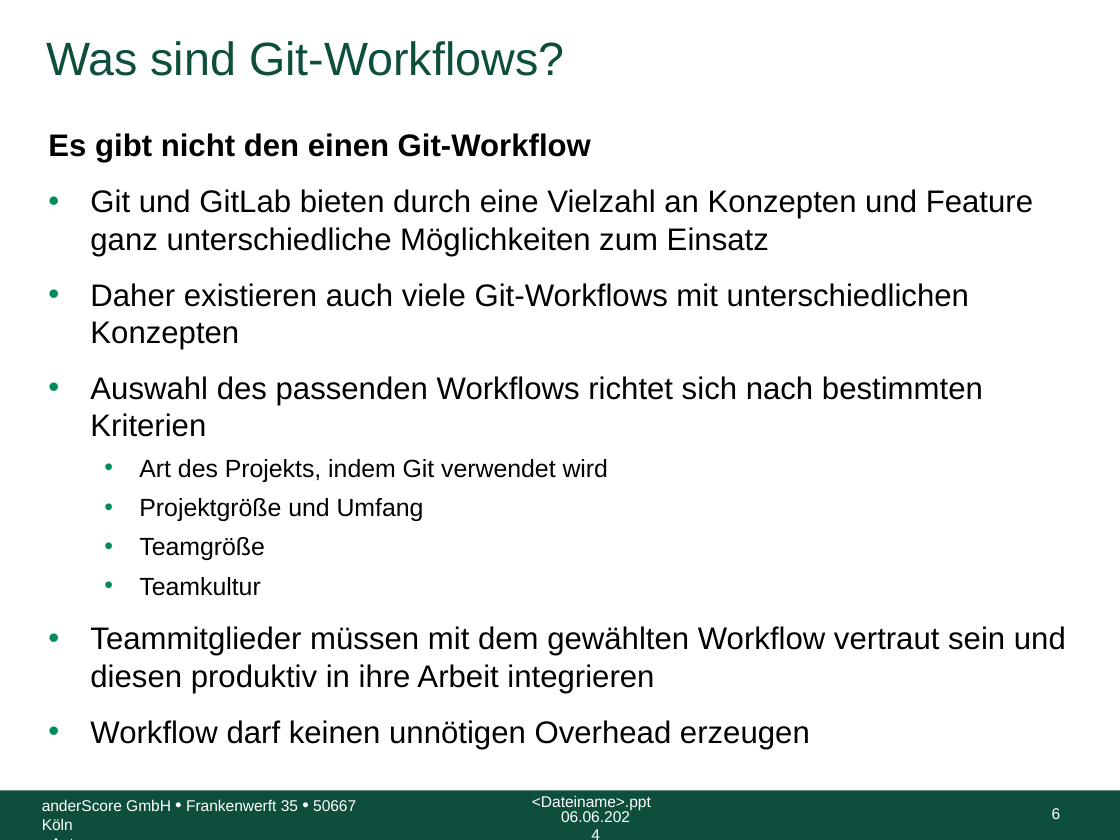
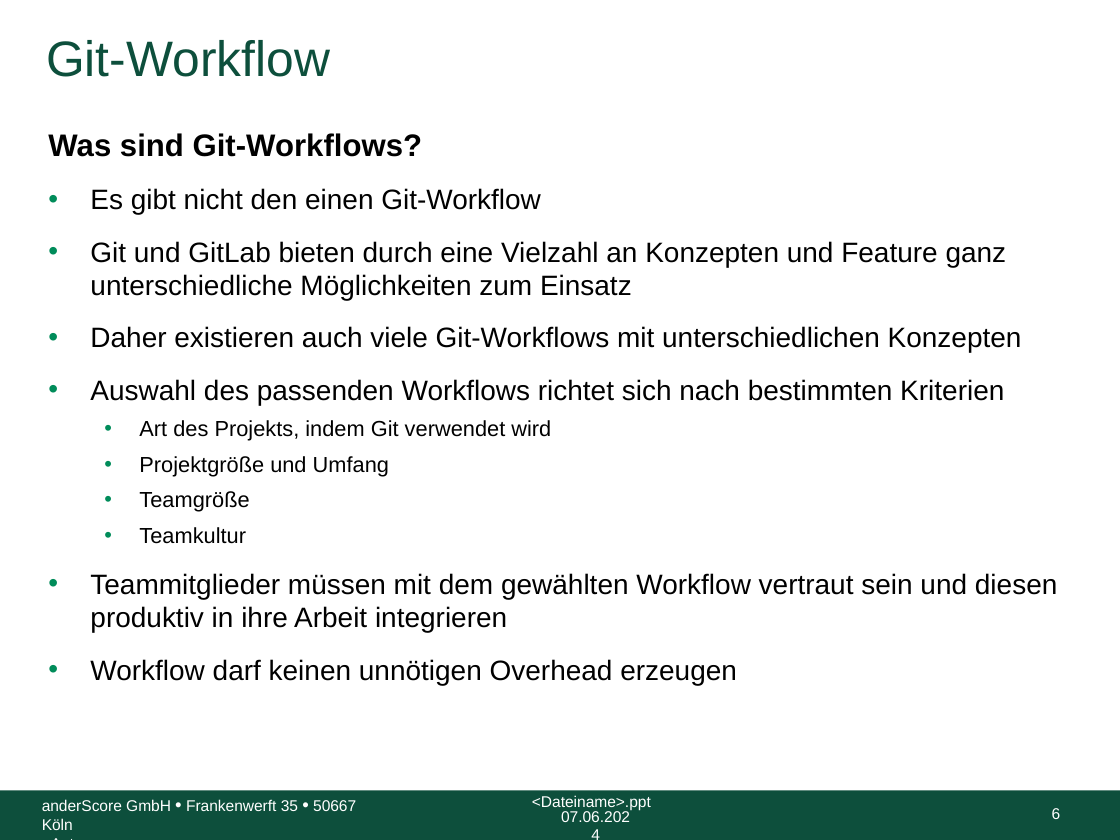
Before and after one commit to anderscore-gmbh/gitlab, a slide deck: slide 6 of slides/Tag-1_6-Git-Workflow-im-Team.pptx. Drawn at 1120x840 pixels with LibreOffice and Linux fonts; fonts in the diff are those of the drawing; background and template pictures are left out. Boxes give left, top, right and bottom in pixels: in the first picture for what was removed or moved away, otherwise in the second. Text is boxed around its words. In the diff, an @@ line names an element or a change of style, - is before the commit and + after.

```diff
--- a/slides/Tag-1_6-Git-Workflow-im-Team.pptx
+++ b/slides/Tag-1_6-Git-Workflow-im-Team.pptx
@@ title at box(46, 40, 330, 77): text changed; size 30 to 32 pt @@
-Was sind Git-Workflows?
+Git-Workflow
@@ text at box(48, 133, 423, 157): paragraph added @@
+Was sind Git-Workflows?
@@ text at box(90, 188, 1057, 685): size 20 to 18 pt in "Es gibt nicht den einen Git-Workflow", "Git und GitLab bieten durch eine Vielzahl ...", "Daher existieren auch viele Git-Workflows mit unterschiedlic ...", "Auswahl des passenden Workflows richtet sich nach ..." and 2 more places; bold off in "Es gibt nicht den einen Git-Workflow"; size 16 to 14 pt in "Art des Projekts, indem Git verwendet wird", "Projektgröße und Umfang", "Teamgröße", "Teamkultur"; bullet none to • @@
@@ text at box(561, 811, 630, 822): text changed @@
-06.06.2024
+07.06.2024
```
Also in this commit, not shown: 23 other slides changed.
